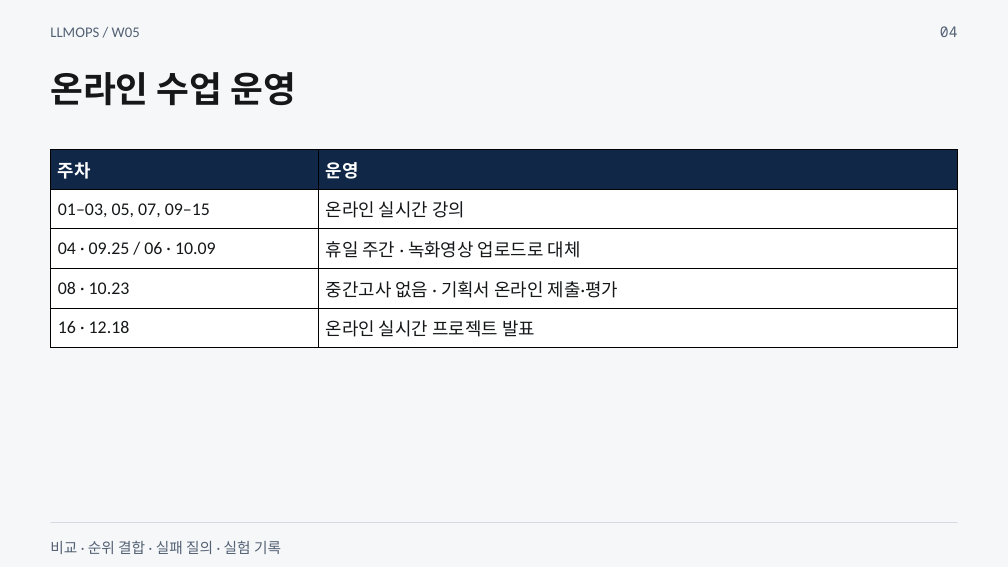
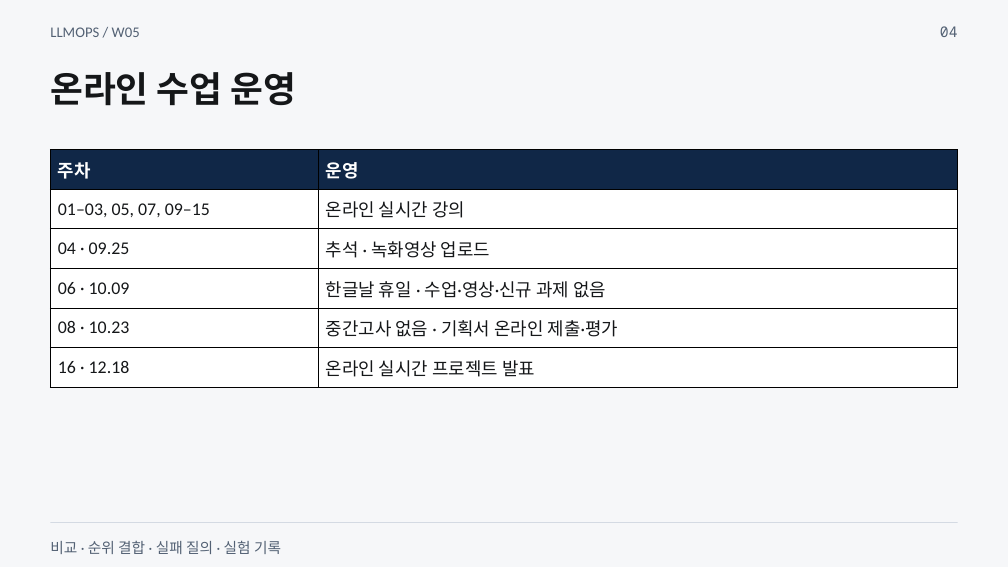
Before and after one commit to smilesjcha/llmops-16week, a slide deck: slide 4 of week05/lecture/05_week5_search_quality.pptx. Drawn at 1008x567 pixels with LibreOffice and Linux fonts; fonts in the diff are those of the drawing. Boxes give left, top, right and bottom in pixels: in the first picture for what was removed or moved away, otherwise in the second. Text is boxed around its words. In the diff, an @@ line names an element or a change of style, - is before the commit and + after.

```diff
--- a/week05/lecture/05_week5_search_quality.pptx
+++ b/week05/lecture/05_week5_search_quality.pptx
@@ table at [51, 150, 958, 387] @@
-row 3: 04 · 09.25 / 06 · 10.09 | 휴일 주간 · 녹화영상 업로드로 대체
+row 3: 04 · 09.25 | 추석 · 녹화영상 업로드
+row 4: 06 · 10.09 | 한글날 휴일 · 수업·영상·신규 과제 없음
```
Also in this commit, not shown: 69 other slides changed, 5 slides added, 46 other files.
